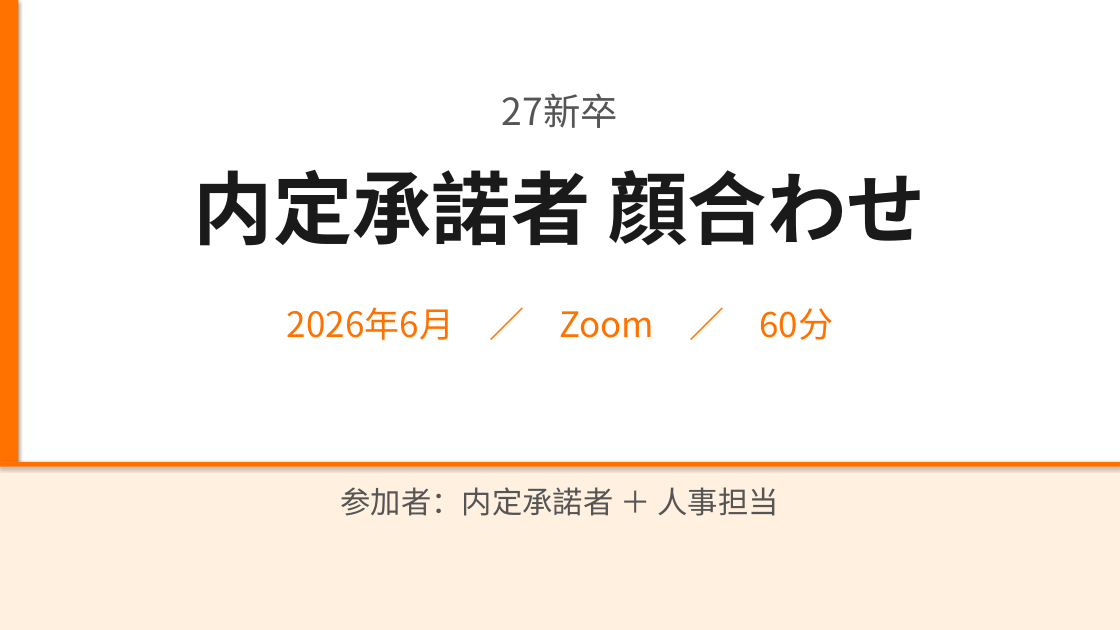
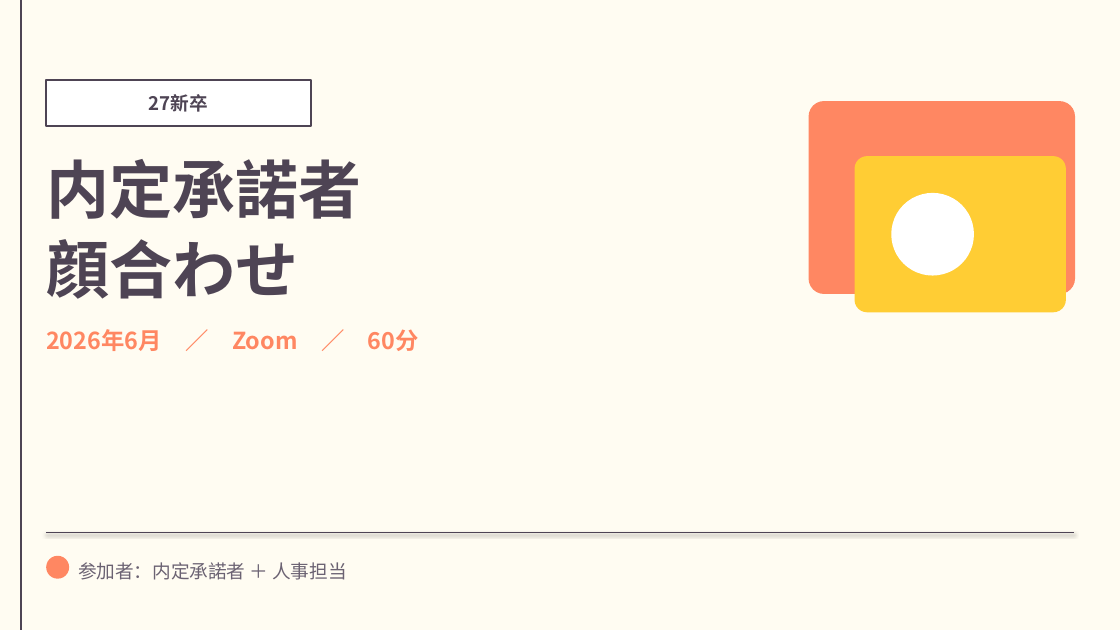
Before and after one commit to syoukaku007-star/daiki, a slide deck: slide 1 of 6月顔合わせ_コンテンツ概要スライド_オレンジ版.pptx. Drawn at 1120x630 pixels with LibreOffice and Linux fonts; fonts in the diff are those of the drawing. Boxes give left, top, right and bottom in pixels: in the first picture for what was removed or moved away, otherwise in the second. Text is boxed around its words. In the diff, an @@ line names an element or a change of style, - is before the commit and + after.

```diff
--- a/6月顔合わせ_コンテンツ概要スライド_オレンジ版.pptx
+++ b/6月顔合わせ_コンテンツ概要スライド_オレンジ版.pptx
@@ rectangle at bbox=[0, 0, 1120, 630]: fill #FFFFFF to #FFFCF2; shadow off @@
@@ rectangle removed at bbox=[0, 0, 18, 630] @@
@@ line added from (21, 0) to (21, 630), #4E4454 1 pt @@
@@ text "27新卒" at bbox=[149, 94, 208, 112]: size 32 to 16 pt, text colour #555555 to #4E4454, bold on; vertical alignment top to middle @@
@@ rectangle: place and size @@
-rectangle at bbox=[0, 462, 1120, 630]
+rectangle at bbox=[46, 80, 311, 126]
@@ rectangle at bbox=[46, 80, 311, 126]: fill #FFF0E0 to #FFFFFF; outline none to #4E4454 2 pt; shadow off @@
@@ rounded rectangle added at bbox=[808, 101, 1075, 294], fill #FF8762 @@
@@ text at bbox=[46, 159, 361, 299]: text changed; size 68 to 54 pt; text colour #1A1A1A to #4E4454 @@
-内定承諾者 顔合わせ
+内定承諾者
+顔合わせ
@@ rounded rectangle added at bbox=[854, 156, 1066, 313], fill #FFCD34 @@
@@ ellipse added at bbox=[891, 193, 974, 276], fill #FFFFFF @@
@@ text "2026年6月 ／ Zoom ／ 60分": place and size @@
-text "2026年6月 ／ Zoom ／ 60分" at bbox=[287, 307, 833, 340]
+text "2026年6月 ／ Zoom ／ 60分" at bbox=[46, 329, 419, 351]
@@ text "2026年6月 ／ Zoom ／ 60分" at bbox=[46, 329, 419, 351]: size 30 to 20 pt, text colour #FF7200 to #FF8762, bold on; alignment centre to left @@
@@ rectangle removed at bbox=[0, 462, 1120, 467] @@
@@ line added from (46, 533) to (1074, 533), #4E4454 1 pt @@
@@ ellipse added at bbox=[46, 556, 69, 579], fill #FF8762 @@
@@ text "参加者：内定承諾者 ＋ 人事担当": place and size @@
-text "参加者：内定承諾者 ＋ 人事担当" at bbox=[340, 487, 779, 516]
+text "参加者：内定承諾者 ＋ 人事担当" at bbox=[78, 562, 346, 580]
@@ text "参加者：内定承諾者 ＋ 人事担当" at bbox=[78, 562, 346, 580]: size 26 to 16 pt, text colour #555555 to #6B6272; alignment centre to left; vertical alignment top to middle @@
```
Also in this commit, not shown: 7 other slides changed.
